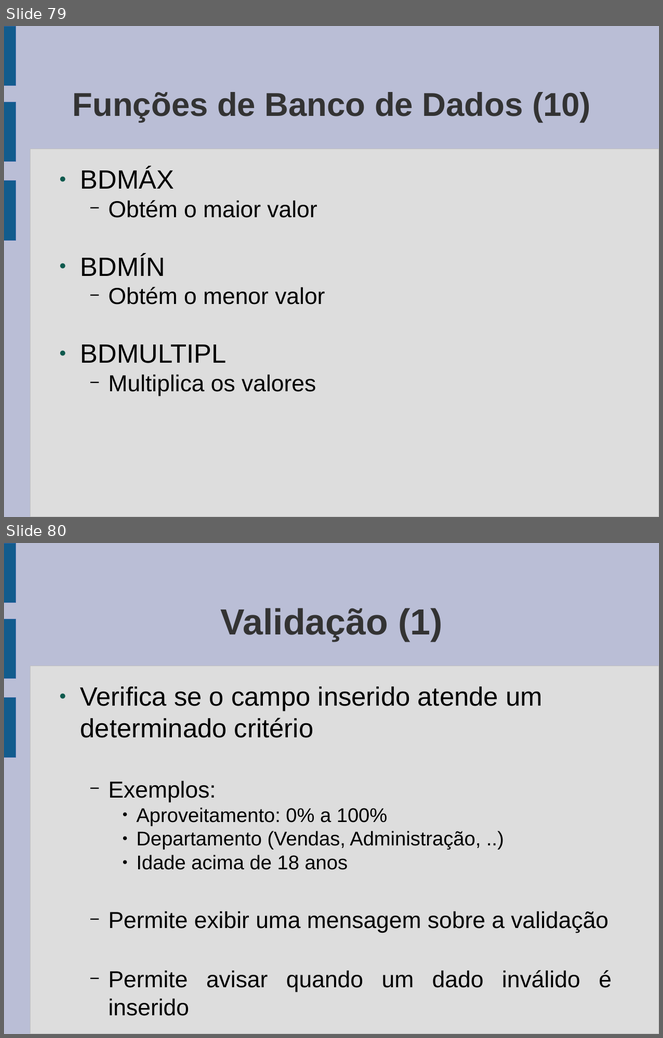
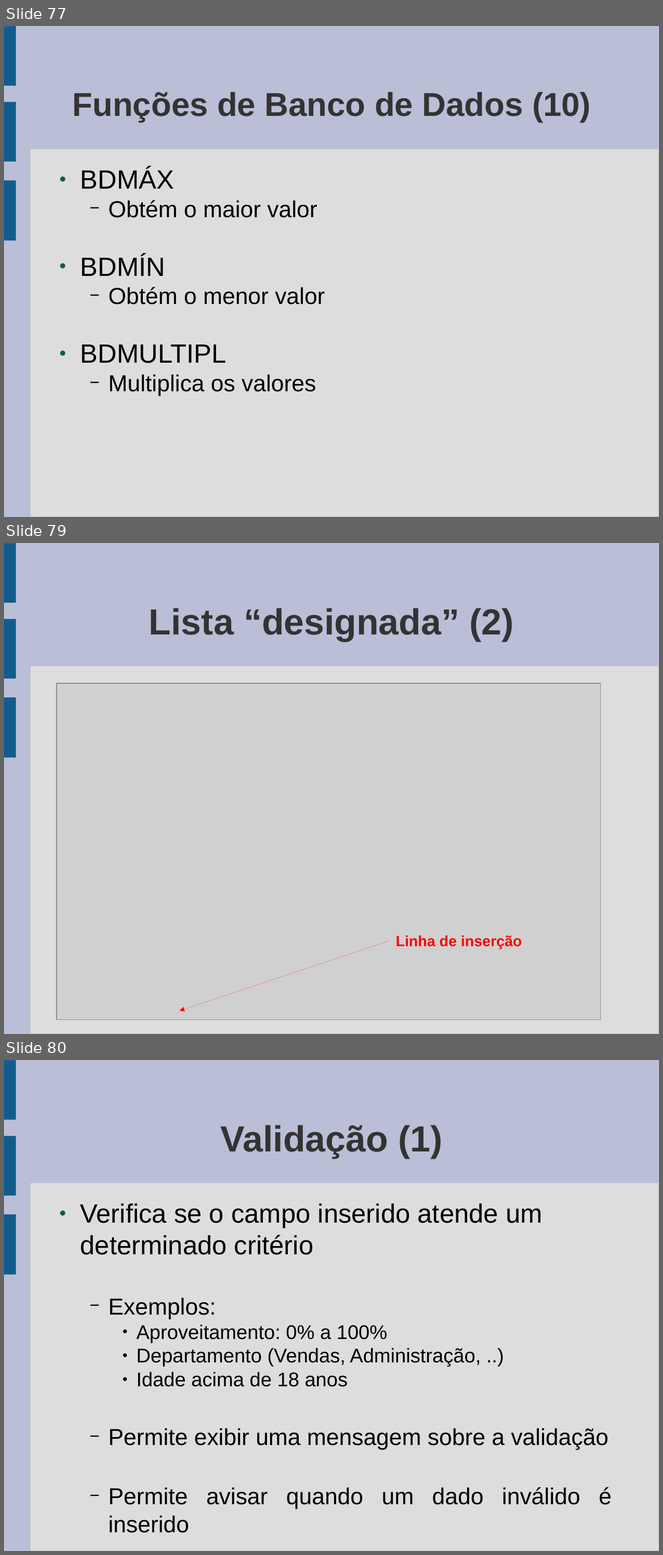
Before and after one commit to gcms/gustavo, a slide deck: cepss/aulas.odp. Shown one above the other, each under a label of ours: slides 79 and 80 before the commit, slides 77, 79 and 80 after it; the slides between them are not shown. The pictures are 663x1038 and 663x1555 pixels, drawn with LibreOffice and Linux fonts; fonts in the diff are those of the drawing; grey boxes stand for pictures. Boxes give left, top, right and bottom in pixels: in the first picture for what was removed or moved away, otherwise in the second. Text is boxed around its words. In the diff, an @@ line names an element or a change of style, - is before the commit and + after.

```diff
--- a/cepss/aulas.odp
+++ b/cepss/aulas.odp
@@ slide 79 added at [4, 543, 659, 1034], background #BABED6; not listed: 4 template elements that a slide beside it also shows @@
@@ title added at [149, 608, 514, 641], 44 pt, text #333333, bold @@
+Lista “designada” (2)
@@ picture added at [57, 683, 601, 1020] @@
@@ arrow added from (390, 941) to (179, 1011), #FF0000 0 pt @@
@@ text added at [396, 936, 522, 950], 18 pt, text #FF0000, bold @@
+Linha de inserção
@@ what was slide 79 is now slide 77 @@
```
Also in this commit, not shown: 6 slides changed, 6 other slides added, 2 slides removed.
